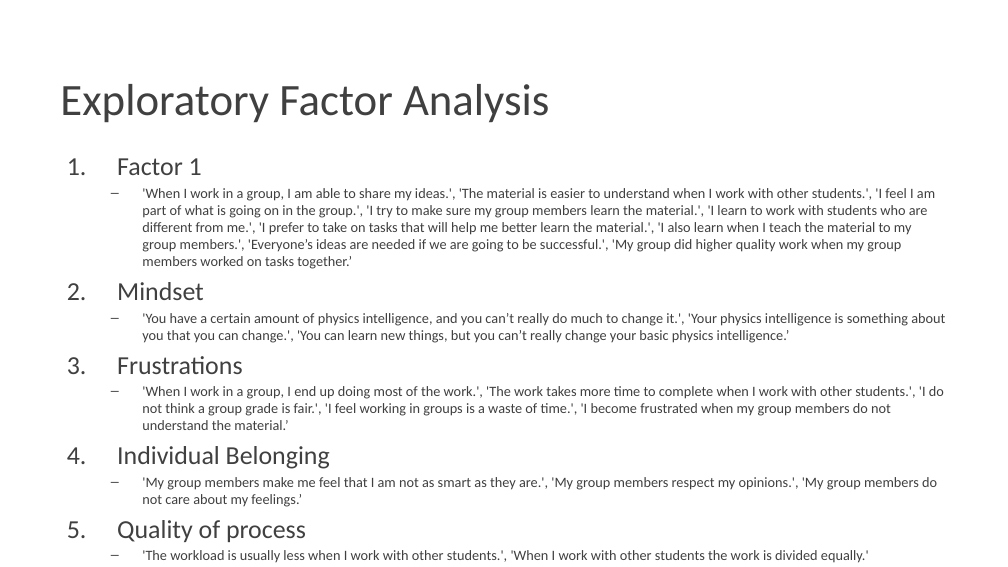
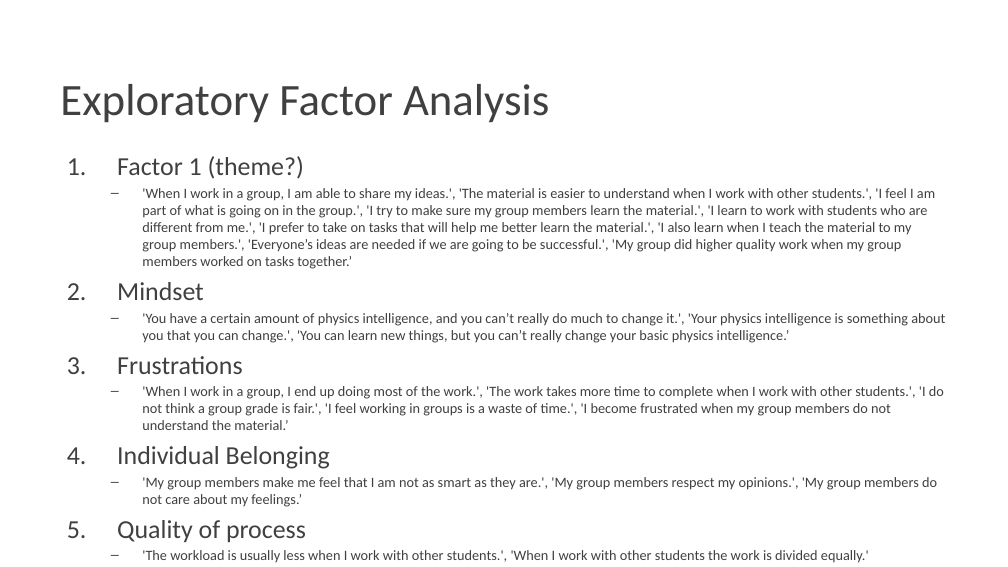
Before and after one commit to Pontigre/PER_analysis, a slide deck: slide 17 of Analysis_explanation.pptx. Drawn at 1008x567 pixels with LibreOffice and Linux fonts; fonts in the diff are those of the drawing; background and template pictures are left out. Boxes give left, top, right and bottom in pixels: in the first picture for what was removed or moved away, otherwise in the second. Text is boxed around its words. In the diff, an @@ line names an element or a change of style, - is before the commit and + after.

```diff
--- a/Analysis_explanation.pptx
+++ b/Analysis_explanation.pptx
@@ text at (117, 156, 304, 179): text changed @@
-1. Factor 1
+1. Factor 1 (theme?)
```
Also in this commit, not shown: 2 other slides changed, 4 slides added.
